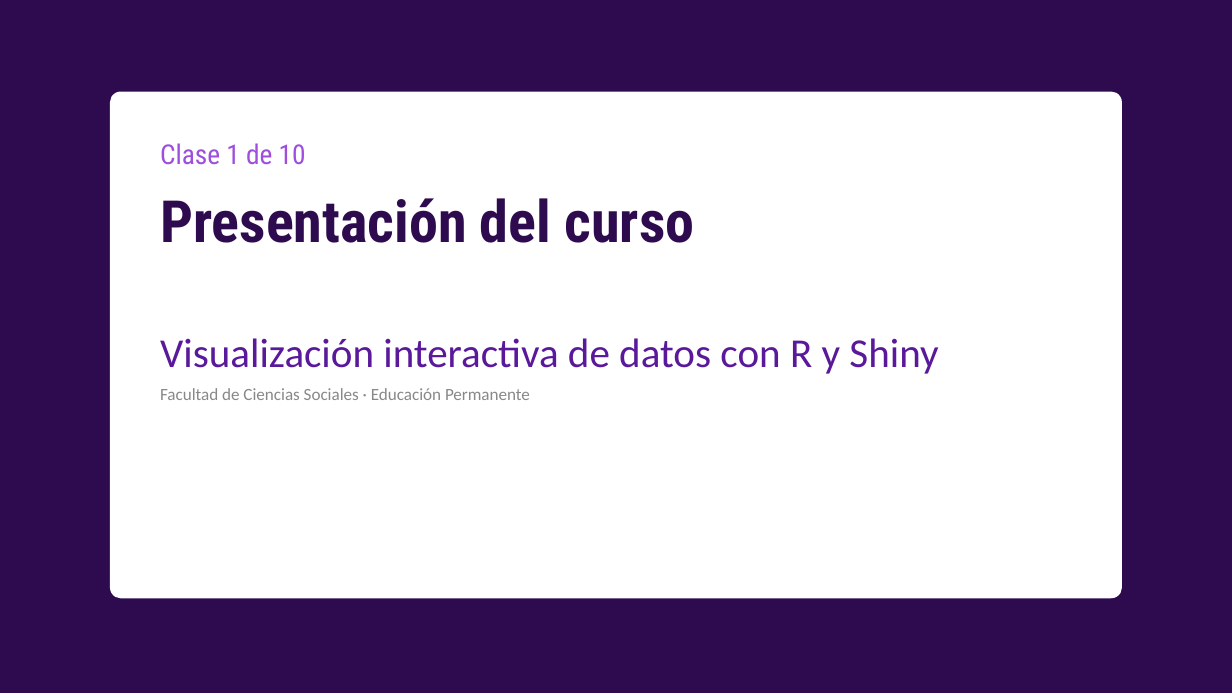
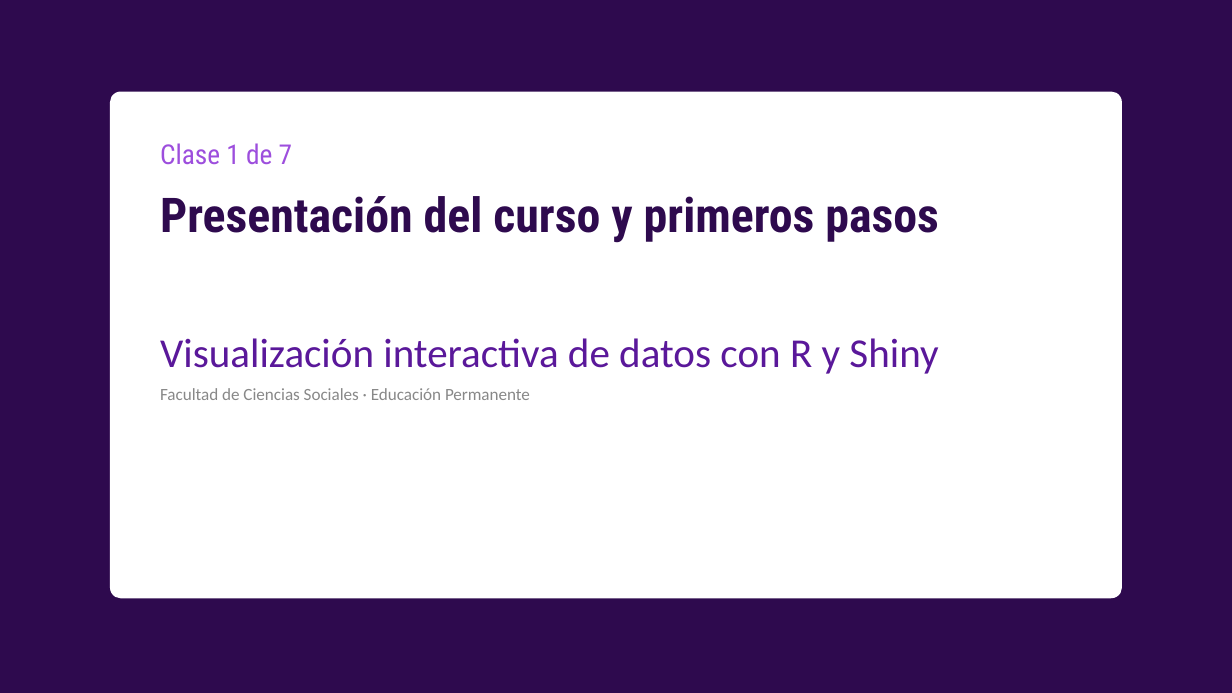
Before and after one commit to nahura99/visualizacion_datos_shiny, a slide deck: slide 1 of clase1/clase1.pptx. Drawn at 1232x693 pixels with LibreOffice and Linux fonts; fonts in the diff are those of the drawing. Boxes give left, top, right and bottom in pixels: in the first picture for what was removed or moved away, otherwise in the second. Text is boxed around its words. In the diff, an @@ line names an element or a change of style, - is before the commit and + after.

Commit message:
Reestructurar el curso en 7 clases y una Clase Extra
- Clase 1 junta la presentación y la nivelación de la vieja 1b. La app de la
  tabla pasa al estilo del curso y se suma primeros_pasos.R.
- Clase 7 junta estética y navegación con la app final y su publicación.
  Queda solo la app final, con datos/ y deploy.R.
- revisor_corpus pasa a ser la Clase Extra (clase_extra.pptx).
- Se borran clase1b, clase8 y los PDF viejos.
- README, datos/README.md y preparar_elecciones_2024.R con la nueva numeración.

```diff
--- a/clase1/clase1.pptx
+++ b/clase1/clase1.pptx
@@ text at bbox=[160, 143, 292, 165]: text changed @@
-Clase 1 de 10
+Clase 1 de 7
@@ text at bbox=[160, 196, 939, 243]: text changed; size 34 to 28 pt @@
-Presentación del curso
+Presentación del curso y primeros pasos
```
Also in this commit, not shown: 4 other slides changed, 8 slides added, 1 slide removed, 23 other files.
